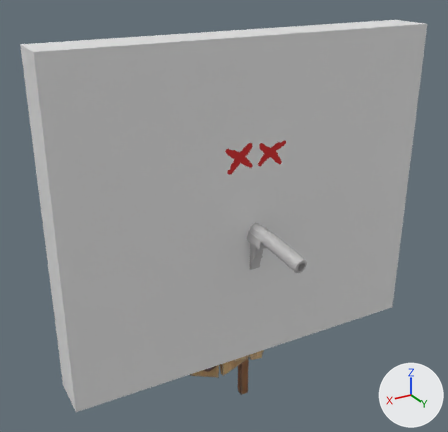
A saved change to the glTF model assets/Target (7).glb.
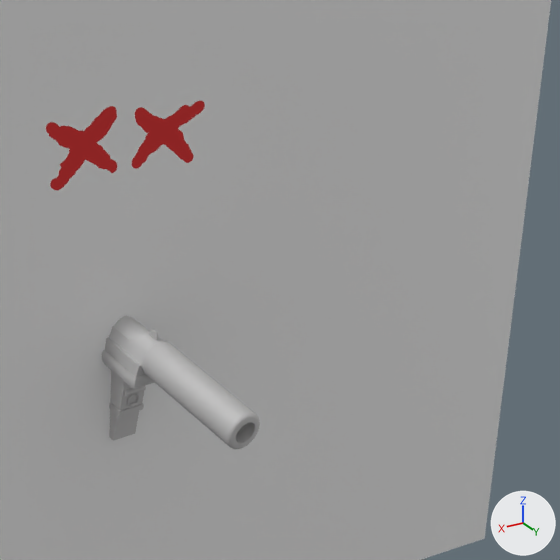
Each version is shown whole from a camera (50 mm lens) standing at (-5.1, -105.44, 6.59) and looking at (-6.99, -108.59, 5.02), then close up on the part from 46% to 94% of the width and 24% to 73% of the height. Arrows for +X, +Y and +Z are at lower right; the lights stay in place. Where no turn or scale is listed for an object, it has been applied to the vertices.

The first close-up shows 'Cube', 'Dead.001', 'old_stylized_agent_pistol_handpainted'.
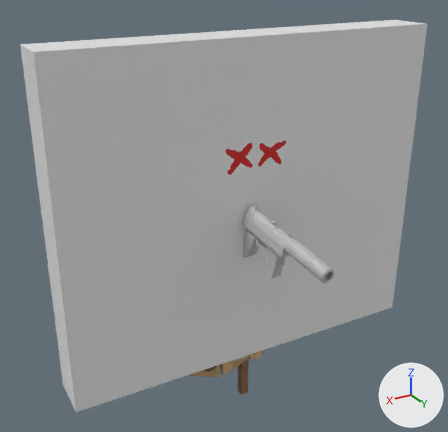
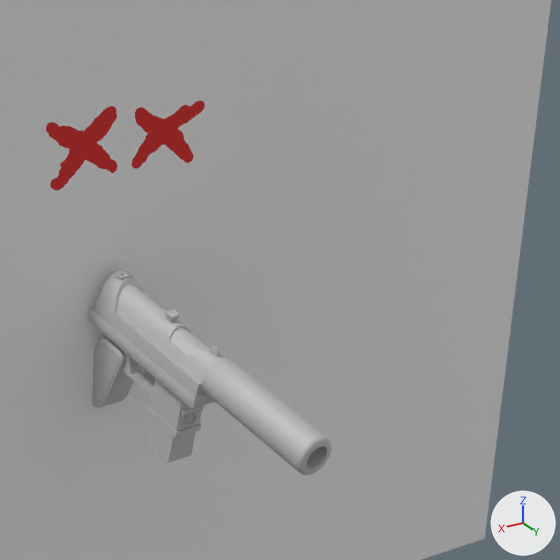
Pixel boxes [x1, y1, x2, y2] of what changed, in the close-ups (560 x 560 px):
```json
{"object": "old_stylized_agent_pistol_handpainted", "change": "moved", "before": [102, 316, 260, 449], "after": [89, 270, 332, 475]}
```

Scene script edits in JSON lines:
```json
{"op": "set", "path": "ob_old_stylized_agent_pistol_handpainted.location", "old": "(-7.186, -108.781, 4.782)", "new": "(-7.156, -108.498, 4.859)"}
```
